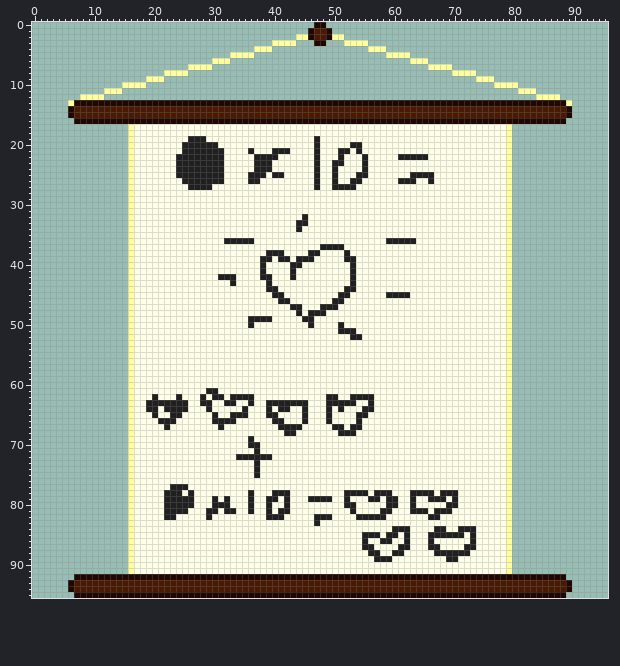
Sprite sheet, stored at Assets/Sprites/Scrolls/tutorial_coin.png. The first picture shows the starting point.
The file is 96x96 pixels.
Now the later version:
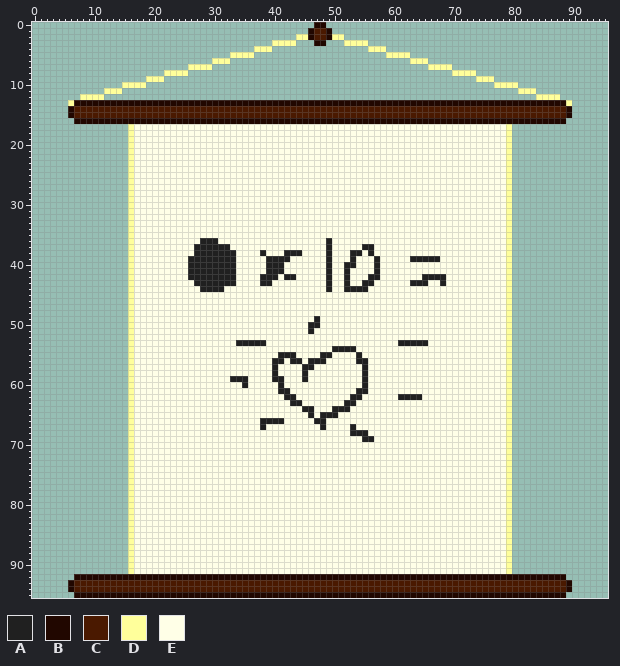
Palette (. is transparent): A #202020  B #210700  C #4a1900  D #ffff9b  E #ffffe7
Changes in this commit:
y 19: x 26..28 AAA -> EEE; x 47 A -> E
y 20: x 25..30 AAAAAA -> EEEEEE; x 47 A -> E; x 53..54 AA -> EE
y 21: x 25..31 AAAAAAA -> EEEEEEE; x 36 A -> E; x 40..42 AAA -> EEE; x 47 A -> E; x 51..52 AA -> EE; x 54 A -> E
y 22: x 24..31 AAAAAAAA -> EEEEEEEE; x 37..40 AAAA -> EEEE; x 47 A -> E; x 51 A -> E; x 55 A -> E; x 61..65 AAAAA -> EEEEE
y 23: x 24..31 AAAAAAAA -> EEEEEEEE; x 37..39 AAA -> EEE; x 47 A -> E; x 50..51 AA -> EE; x 55 A -> E
y 24: x 24..31 AAAAAAAA -> EEEEEEEE; x 37..39 AAA -> EEE; x 47 A -> E; x 50 A -> E; x 55 A -> E
y 25: x 24..31 AAAAAAAA -> EEEEEEEE; x 36..38 AAA -> EEE; x 40..41 AA -> EE; x 47 A -> E; x 50 A -> E; x 54..55 AA -> EE; x 63..66 AAAA -> EEEE
y 26: x 25..31 AAAAAAA -> EEEEEEE; x 36..37 AA -> EE; x 47 A -> E; x 50 A -> E; x 53..54 AA -> EE; x 61..63 AAA -> EEE; x 66 A -> E
y 27: x 26..29 AAAA -> EEEE; x 47 A -> E; x 50..53 AAAA -> EEEE
y 32: x 45 A -> E
y 33: x 44..45 AA -> EE
y 34: x 44 A -> E
y 36: x 28..30 EEE -> AAA; x 32..36 AAAAA -> EEEEE; x 49 E -> A; x 59..63 AAAAA -> EEEEE
y 37: x 27..32 EEEEEE -> AAAAAA; x 48 A -> E; x 50..51 AA -> EE; x 55..56 EE -> AA
y 38: x 27..33 EEEEEEE -> AAAAAAA; x 38..44 EAAAEEE -> AEEEAAA; x 46..47 AA -> EE; x 49 E -> A; x 52..54 AEE -> EAA; x 56 E -> A
y 39: x 26..33 EEEEEEEE -> AAAAAAAA; x 38 A -> E; x 40 E -> A; x 44..46 AAA -> EEE; x 49 E -> A; x 52 A -> E; x 57 E -> A; x 63..67 EEEEE -> AAAAA
y 40: x 26..33 EEEEEEEE -> AAAAAAAA; x 38..41 AEEE -> EAAA; x 43..44 AA -> EE; x 49 E -> A; x 52 E -> A; x 57 E -> A
y 41: x 26..33 EEEEEEEE -> AAAAAAAA; x 38..41 AEEE -> EAAA; x 43 A -> E; x 49 E -> A; x 52..53 EA -> AE; x 57 E -> A
y 42: x 26..30 EEEEE -> AAAAA; x 40 E -> A; x 42 E -> A; x 49 E -> A; x 52..53 EA -> AE; x 56..57 EE -> AA; x 65..68 EEEE -> AAAA
y 43: x 27..32 EEEEEE -> AAAAAA; x 38 E -> A; x 49 E -> A; x 52..53 EA -> AE; x 55..56 EE -> AA; x 63..65 EEE -> AAA; x 68 E -> A
y 44: x 28..31 EEEE -> AAAA; x 39..40 AA -> EE; x 49 E -> A; x 54..55 EE -> AA
y 45: x 40..41 AA -> EE; x 51..52 AA -> EE; x 59..62 AAAA -> EEEE
y 46: x 41..42 AA -> EE; x 50..51 AA -> EE
y 47: x 43..44 AA -> EE; x 48..50 AAA -> EEE
y 48: x 44 A -> E; x 46..48 AAA -> EEE
y 49: x 36..39 AAAA -> EEEE; x 45..47 AAE -> EEA
y 50: x 36 A -> E; x 47 E -> A; x 51 A -> E
y 51: x 46 E -> A; x 51..53 AAA -> EEE
y 52: x 53..54 AA -> EE
y 53: x 34..38 EEEEE -> AAAAA; x 61..65 EEEEE -> AAAAA
y 54: x 50..53 EEEE -> AAAA
y 55: x 41..43 EEE -> AAA; x 48..49 EE -> AA; x 54 E -> A
y 56: x 40..41 EE -> AA; x 43..44 EE -> AA; x 46..48 EEE -> AAA; x 54..55 EE -> AA
y 57: x 40 E -> A; x 45..46 EE -> AA; x 55 E -> A
y 58: x 40 E -> A; x 45 E -> A; x 55 E -> A
y 59: x 33..35 EEE -> AAA; x 40..41 EE -> AA; x 45 E -> A; x 55 E -> A
y 60: x 35 E -> A; x 41 E -> A; x 55 E -> A
y 61: x 29..30 AA -> EE; x 41..42 EE -> AA; x 54..55 EE -> AA
y 62: x 20 A -> E; x 24 A -> E; x 28 A -> E; x 30..31 AA -> EE; x 33..36 AAAA -> EEEE; x 42..43 EE -> AA; x 49..50 AA -> EE; x 55..56 AA -> EE; x 61..64 EEEE -> AAAA
y 63: x 19..25 AAAAAAA -> EEEEEEE; x 28..29 AA -> EE; x 32..33 AA -> EE; x 36 A -> E; x 39..42 AAAA -> EEEE; x 45 A -> E; x 49..51 AAA -> EEE; x 56 A -> E
y 64: x 19..20 AA -> EE; x 22..25 AAAA -> EEEE; x 29 A -> E; x 35 A -> E; x 39 A -> E; x 41..42 AA -> EE; x 46 E -> A; x 49..50 AE -> EA; x 52 E -> A; x 55..56 AA -> EE
y 65: x 20 A -> E; x 23..24 AA -> EE; x 30 A -> E; x 33..35 AAA -> EEE; x 39..40 AA -> EE; x 45..46 AE -> EA; x 48 E -> A; x 50 E -> A; x 54..55 AA -> EE
y 66: x 21..23 AAA -> EEE; x 30..33 AAAA -> EEEE; x 38..39 EE -> AA; x 45 A -> E; x 47..49 EEA -> AAE; x 54 A -> E
y 67: x 22 A -> E; x 31 A -> E; x 38 E -> A; x 41..44 AAAA -> EEEE; x 48 E -> A; x 50..51 AA -> EE; x 54 A -> E
y 68: x 42..43 AA -> EE; x 51..52 AA -> EE; x 54..55 EE -> AA
y 69: x 36 A -> E; x 55..56 EE -> AA
y 70: x 36..37 AA -> EE
y 71: x 37 A -> E
y 72: x 34..39 AAAAAA -> EEEEEE
y 73..75: x 37 A -> E
y 77: x 23..25 AAA -> EEE
y 78: x 22..24 AAA -> EEE; x 26 A -> E; x 36 A -> E; x 40..42 AAA -> EEE; x 52..55 AAAA -> EEEE; x 57..59 AAA -> EEE; x 63..66 AAAA -> EEEE; x 68..70 AAA -> EEE
y 79: x 22..26 AAAAA -> EEEEE; x 30 A -> E; x 32 A -> E; x 36 A -> E; x 39..40 AA -> EE; x 42 A -> E; x 46..49 AAAA -> EEEE; x 52 A -> E; x 56..57 AA -> EE; x 59..60 AA -> EE; x 63 A -> E; x 66..68 AAA -> EEE; x 70 A -> E
y 80: x 22..26 AAAAA -> EEEEE; x 30..32 AAA -> EEE; x 36 A -> E; x 39 A -> E; x 42 A -> E; x 52..53 AA -> EE; x 59..60 AA -> EE; x 63 A -> E; x 69..70 AA -> EE
y 81: x 22..25 AAAA -> EEEE; x 29..30 AA -> EE; x 32..33 AA -> EE; x 36 A -> E; x 39 A -> E; x 41..42 AA -> EE; x 53 A -> E; x 58..59 AA -> EE; x 63..65 AAA -> EEE; x 67..69 AAA -> EEE
y 82: x 22..23 AA -> EE; x 29 A -> E; x 39..41 AAA -> EEE; x 47..49 AAA -> EEE; x 54..58 AAAAA -> EEEEE; x 66..67 AA -> EE
y 83: x 47 A -> E
y 84: x 60..62 AAA -> EEE; x 67..68 AA -> EE; x 71..73 AAA -> EEE
y 85: x 55..57 AAA -> EEE; x 59..60 AA -> EE; x 62 A -> E; x 66..71 AAAAAA -> EEEEEE; x 73 A -> E
y 86: x 55 A -> E; x 58..59 AA -> EE; x 62 A -> E; x 66 A -> E; x 73 A -> E
y 87: x 55..56 AA -> EE; x 61..62 AA -> EE; x 66..67 AA -> EE; x 72..73 AA -> EE
y 88: x 56..57 AA -> EE; x 60..61 AA -> EE; x 67..72 AAAAAA -> EEEEEE
y 89: x 57..59 AAA -> EEE; x 69..70 AA -> EE
Where, in picture pixels (left, top, right, bottom), the same in both pictures:
changed: (146, 136, 476, 562)
